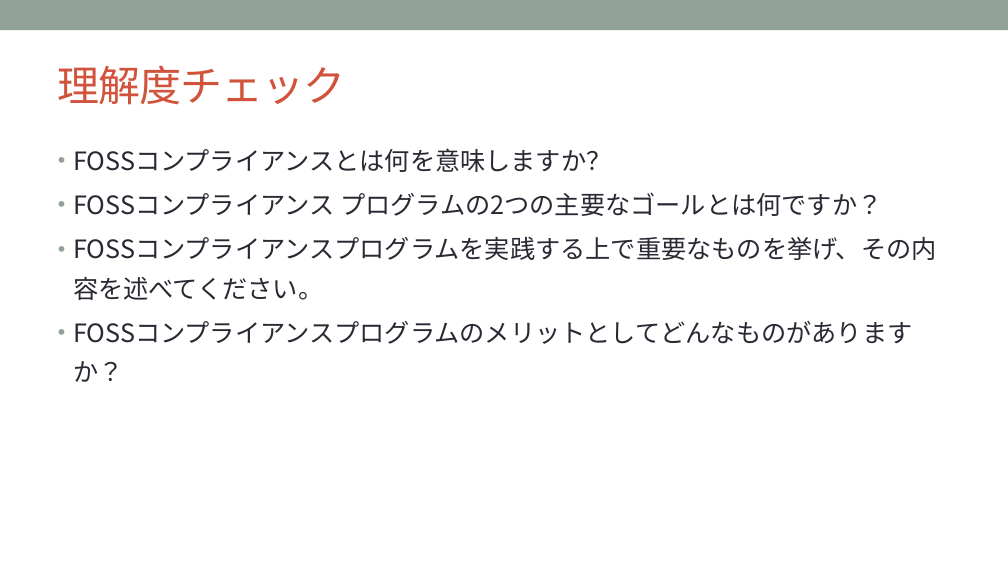
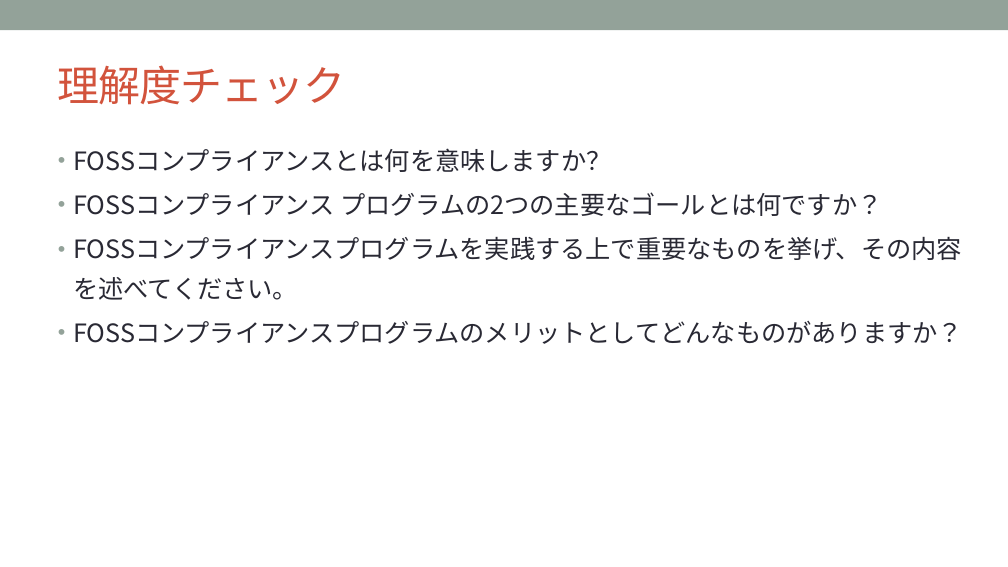
Before and after one commit to OpenChain-Project/Curriculum-Translation-JP, a slide deck: slide 33 of REVIEW/Version_for_v1.1/openchain-curriculum-for-1-1_JP_review_tani.pptx (slide 34 before the commit). Drawn at 1008x567 pixels with LibreOffice and Linux fonts; fonts in the diff are those of the drawing; background and template pictures are left out. Boxes give left, top, right and bottom in pixels: in the first picture for what was removed or moved away, otherwise in the second. Text is boxed around its words. In the diff, an @@ line names an element or a change of style, - is before the commit and + after.

```diff
--- a/REVIEW/Version_for_v1.1/openchain-curriculum-for-1-1_JP_review_tani.pptx
+++ b/REVIEW/Version_for_v1.1/openchain-curriculum-for-1-1_JP_review_tani.pptx
@@ text "FOSSコンプライアンスとは何を意味しますか？" rewrapped from (x1=73, y1=148, x2=937, y2=300) to (x1=73, y1=148, x2=963, y2=344) @@
```
Also in this commit, not shown: 46 other slides changed, 2 slides removed.
